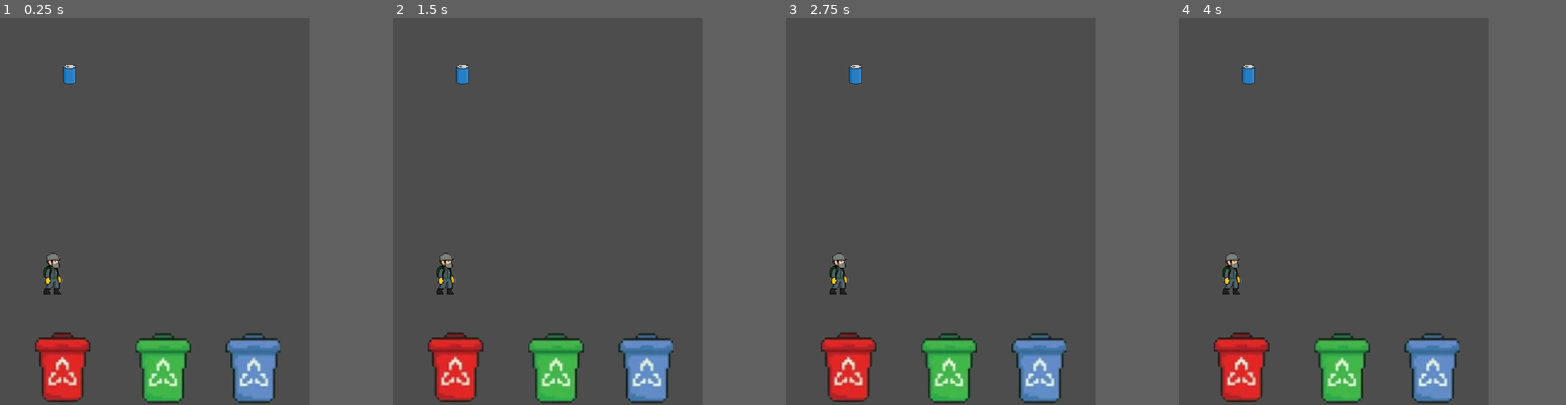
Above: before the commit, frames 1-4 (left to right).
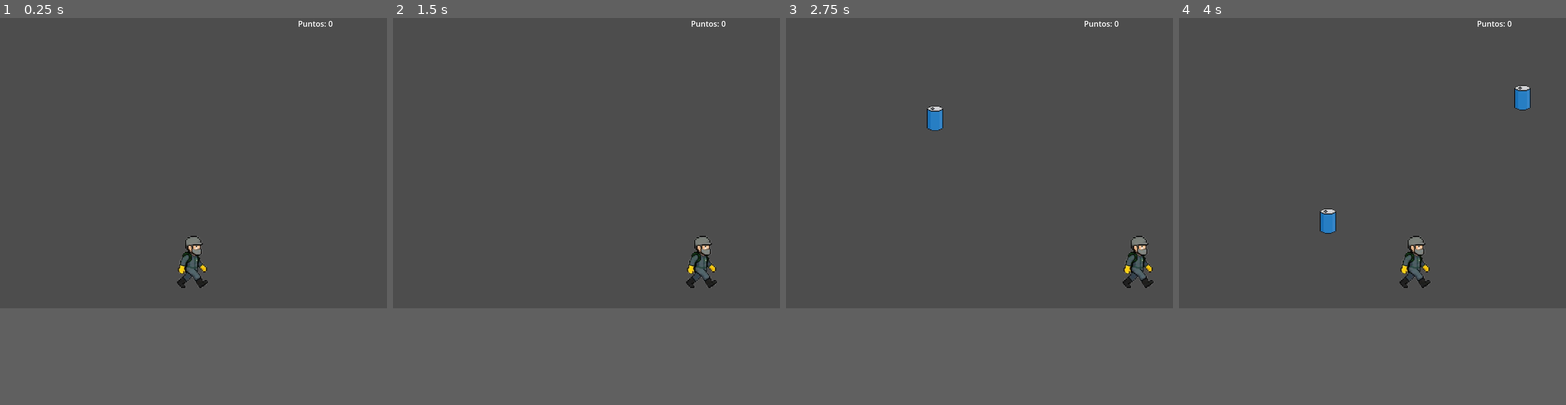
Above: after the commit, the same moments.

Repository: carlosForero1/videoJuego
Game: Godot game, scene res://escenaPrincipales/escenaNivel.tscn
Same seed, same stepped clock (60 frames per second), same inputs: the game is played once before the commit and once after it. Before the commit the project starts from res://escenaPrincipales/nivel.tscn.
Inputs:
- Up to frame 1 (0.25 s): no input
- Up to frame 2 (1.5 s): tap Enter at 0.5 s; hold D (derecha, bound only after the commit) 0.53-1.28 s; hold A (izquierda, bound only after the commit) from 1.28 s (still down)
- Up to frame 3 (2.75 s): release A (izquierda, bound only after the commit) at 2.03 s; hold D (derecha, bound only after the commit) from 2.03 s (still down)
- Up to frame 4 (4 s): release D (derecha, bound only after the commit) at 3.53 s; hold A (izquierda, bound only after the commit) from 3.53 s (still down)
In our replay, the window is 640x800 before the commit and 800x600 after it. These sizes can differ from the game's own. Grey fills any space a smaller window leaves; there, only what the larger window draws over its background counts as a difference.

The runs differ from the first frame. In frame 1, 7.2% of the frame differs, in the area x 9-86%, y 0-100%; in frame 2, 7.2%; in frame 3, 7.4%; in frame 4, 7.7%, in the area x 9-91%, y 0-100%.

Commit message:
:rocket: Se implementa ajuste en dropeo de item y movimiento de player

Diff:
--- /dev/null
+++ b/escenaPrincipales/escenaNivel.tscn
@@ -0,0 +1,42 @@
+[gd_scene format=3 uid="uid://o8g06688dxf7"]
+
+[ext_resource type="Script" uid="uid://b66pxbm5nkcki" path="res://scripts/escena_nivel.gd" id="1_amxxp"]
+[ext_resource type="PackedScene" uid="uid://coosb7exub8sv" path="res://escenas/player.tscn" id="2_3alid"]
+
+[sub_resource type="PhysicsMaterial" id="PhysicsMaterial_3alid"]
+
+[sub_resource type="RectangleShape2D" id="RectangleShape2D_3alid"]
+size = Vector2(48, 767.99994)
+
+[node name="EscenaNivel" type="CharacterBody2D" unique_id=1461244772]
+script = ExtResource("1_amxxp")
+
+[node name="Timer" type="Timer" parent="." unique_id=81262326]
+wait_time = 1.5
+autostart = true
+
+[node name="Player" parent="." unique_id=1767104653 instance=ExtResource("2_3alid")]
+position = Vector2(400, 500)
+
+[node name="Puntaje" type="Label" parent="." unique_id=1174101648]
+offset_left = 616.0
+offset_right = 714.3243
+offset_bottom = 71.999985
+
+[node name="limite" type="StaticBody2D" parent="." unique_id=995224345]
+physics_material_override = SubResource("PhysicsMaterial_3alid")
+
+[node name="CollisionShape2D" type="CollisionShape2D" parent="limite" unique_id=468318050]
+position = Vector2(0, 304)
+shape = SubResource("RectangleShape2D_3alid")
+
+[node name="CollisionShape2D3" type="CollisionShape2D" parent="limite" unique_id=1586999121]
+position = Vector2(408, 600)
+rotation = 1.5707964
+shape = SubResource("RectangleShape2D_3alid")
+
+[node name="CollisionShape2D2" type="CollisionShape2D" parent="limite" unique_id=1119393839]
+position = Vector2(800, 296)
+shape = SubResource("RectangleShape2D_3alid")
+
+[connection signal="timeout" from="Timer" to="." method="_on_timer_timeout"]
--- a/escenaPrincipales/nivel.tscn
+++ /dev/null
@@ -1,33 +0,0 @@
-[gd_scene format=3 uid="uid://liyhhknic6mn"]
-
-[ext_resource type="PackedScene" uid="uid://rp1ypcgnjrye" path="res://escenas/BasuraLataAzul.tscn" id="1_sqyan"]
-[ext_resource type="PackedScene" uid="uid://ub6thv5n4ah3" path="res://escenas/BoteBasuraVerde.tscn" id="2_cb76m"]
-[ext_resource type="PackedScene" uid="uid://coosb7exub8sv" path="res://escenas/player.tscn" id="3_cb76m"]
-[ext_resource type="PackedScene" uid="uid://c23xucos1gueh" path="res://escenas/BoteBasuraRojo.tscn" id="4_qb6cn"]
-[ext_resource type="PackedScene" uid="uid://011710vm1xjq" path="res://escenas/BoteBasuraAzul.tscn" id="5_7shev"]
-
-[node name="Main" type="Node2D" unique_id=598044506]
-
-[node name="Basura" parent="." unique_id=1901333576 instance=ExtResource("1_sqyan")]
-position = Vector2(180, 148)
-
-[node name="Basura2" parent="." unique_id=698518027 instance=ExtResource("1_sqyan")]
-position = Vector2(440, -101)
-
-[node name="BotesBasura" parent="." unique_id=227257127 instance=ExtResource("2_cb76m")]
-position = Vector2(422, 904)
-
-[node name="Basura3" parent="." unique_id=1296471729 instance=ExtResource("1_sqyan")]
-position = Vector2(140, -304)
-
-[node name="Basura4" parent="." unique_id=969636866 instance=ExtResource("1_sqyan")]
-position = Vector2(535, -304)
-
-[node name="Player" parent="." unique_id=1767104653 instance=ExtResource("3_cb76m")]
-position = Vector2(140, 657)
-
-[node name="BotesBasura2" parent="." unique_id=400368534 instance=ExtResource("4_qb6cn")]
-position = Vector2(162, 905)
-
-[node name="BotesBasura3" parent="." unique_id=1269953355 instance=ExtResource("5_7shev")]
-position = Vector2(653, 904)
--- a/escenas/BasuraLataAmarilla.tscn
+++ /dev/null
@@ -1,17 +0,0 @@
-[gd_scene format=3 uid="uid://b6rjmyjrvtdfc"]
-
-[ext_resource type="Texture2D" uid="uid://cbyx0ck0hi7et" path="res://imagenes/Captura_de_pantalla_2026-04-27_165130-removebg-preview.png" id="1_2etuo"]
-
-[sub_resource type="RectangleShape2D" id="RectangleShape2D_43pb5"]
-size = Vector2(113, 208)
-
-[node name="Basura" type="CharacterBody2D" unique_id=1901333576]
-
-[node name="Sprite2D" type="Sprite2D" parent="." unique_id=1173120549]
-texture = ExtResource("1_2etuo")
-region_enabled = true
-region_rect = Rect2(200, 56, 112, 208)
-
-[node name="CollisionShape2D" type="CollisionShape2D" parent="." unique_id=1067374846]
-position = Vector2(-0.5, 0)
-shape = SubResource("RectangleShape2D_43pb5")
--- a/escenas/BasuraLataAzul.tscn
+++ /dev/null
@@ -1,19 +0,0 @@
-[gd_scene format=3 uid="uid://rp1ypcgnjrye"]
-
-[ext_resource type="Texture2D" uid="uid://cbyx0ck0hi7et" path="res://imagenes/Captura_de_pantalla_2026-04-27_165130-removebg-preview.png" id="1_pq34o"]
-
-[sub_resource type="RectangleShape2D" id="RectangleShape2D_43pb5"]
-size = Vector2(32, 56)
-
-[node name="Basura" type="CharacterBody2D" unique_id=1901333576]
-
-[node name="Sprite2D" type="Sprite2D" parent="." unique_id=1173120549]
-position = Vector2(0, -1.9999993)
-scale = Vector2(0.28125, 0.24074073)
-texture = ExtResource("1_pq34o")
-region_enabled = true
-region_rect = Rect2(16, 56, 128, 216)
-
-[node name="CollisionShape2D" type="CollisionShape2D" parent="." unique_id=1067374846]
-position = Vector2(0, -4)
-shape = SubResource("RectangleShape2D_43pb5")
--- a/escenas/BasuraLataRoja.tscn
+++ /dev/null
@@ -1,17 +0,0 @@
-[gd_scene format=3 uid="uid://lh4r677uc7m8"]
-
-[ext_resource type="Texture2D" uid="uid://cbyx0ck0hi7et" path="res://imagenes/Captura_de_pantalla_2026-04-27_165130-removebg-preview.png" id="1_ibnpv"]
-
-[sub_resource type="RectangleShape2D" id="RectangleShape2D_43pb5"]
-size = Vector2(113, 208)
-
-[node name="Basura" type="CharacterBody2D" unique_id=1901333576]
-
-[node name="Sprite2D" type="Sprite2D" parent="." unique_id=1173120549]
-texture = ExtResource("1_ibnpv")
-region_enabled = true
-region_rect = Rect2(368, 56, 120, 216)
-
-[node name="CollisionShape2D" type="CollisionShape2D" parent="." unique_id=1067374846]
-position = Vector2(-0.5, 0)
-shape = SubResource("RectangleShape2D_43pb5")
--- a/escenas/BoteBasuraAzul.tscn
+++ /dev/null
@@ -1,17 +0,0 @@
-[gd_scene format=3 uid="uid://011710vm1xjq"]
-
-[ext_resource type="Texture2D" uid="uid://2j76y8wpttmj" path="res://imagenes/Captura_de_pantalla_2026-04-27_165252-removebg-preview.png" id="1_46wnb"]
-
-[sub_resource type="RectangleShape2D" id="RectangleShape2D_pjpty"]
-size = Vector2(141, 46)
-
-[node name="BotesBasura" type="CharacterBody2D" unique_id=227257127]
-
-[node name="Sprite2D" type="Sprite2D" parent="." unique_id=704562185]
-texture = ExtResource("1_46wnb")
-region_enabled = true
-region_rect = Rect2(304, 16, 144, 192)
-
-[node name="CollisionShape2D" type="CollisionShape2D" parent="." unique_id=769622990]
-position = Vector2(0, -65)
-shape = SubResource("RectangleShape2D_pjpty")
--- a/escenas/BoteBasuraRojo.tscn
+++ /dev/null
@@ -1,17 +0,0 @@
-[gd_scene format=3 uid="uid://c23xucos1gueh"]
-
-[ext_resource type="Texture2D" uid="uid://2j76y8wpttmj" path="res://imagenes/Captura_de_pantalla_2026-04-27_165252-removebg-preview.png" id="1_ohpsh"]
-
-[sub_resource type="RectangleShape2D" id="RectangleShape2D_pjpty"]
-size = Vector2(141, 46)
-
-[node name="BotesBasura" type="CharacterBody2D" unique_id=227257127]
-
-[node name="Sprite2D" type="Sprite2D" parent="." unique_id=704562185]
-texture = ExtResource("1_ohpsh")
-region_enabled = true
-region_rect = Rect2(48, 312, 144, 192)
-
-[node name="CollisionShape2D" type="CollisionShape2D" parent="." unique_id=769622990]
-position = Vector2(0, -65)
-shape = SubResource("RectangleShape2D_pjpty")
--- a/escenas/BoteBasuraVerde.tscn
+++ /dev/null
@@ -1,17 +0,0 @@
-[gd_scene format=3 uid="uid://ub6thv5n4ah3"]
-
-[ext_resource type="Texture2D" uid="uid://2j76y8wpttmj" path="res://imagenes/Captura_de_pantalla_2026-04-27_165252-removebg-preview.png" id="1_f1t2s"]
-
-[sub_resource type="RectangleShape2D" id="RectangleShape2D_pjpty"]
-size = Vector2(141, 46)
-
-[node name="BotesBasura" type="CharacterBody2D" unique_id=227257127]
-
-[node name="Sprite2D" type="Sprite2D" parent="." unique_id=704562185]
-texture = ExtResource("1_f1t2s")
-region_enabled = true
-region_rect = Rect2(48, 16, 144, 192)
-
-[node name="CollisionShape2D" type="CollisionShape2D" parent="." unique_id=769622990]
-position = Vector2(0, -65)
-shape = SubResource("RectangleShape2D_pjpty")
--- /dev/null
+++ b/escenas/DropeoBasura.tscn
@@ -0,0 +1,10 @@
+[gd_scene format=3 uid="uid://bfth0mld55552"]
+
+[sub_resource type="RectangleShape2D" id="RectangleShape2D_mgacq"]
+
+[node name="DropeoBasura" type="CharacterBody2D" unique_id=1775800652]
+
+[node name="Sprite2D" type="Sprite2D" parent="." unique_id=198846063]
+
+[node name="CollisionShape2D" type="CollisionShape2D" parent="." unique_id=911048305]
+shape = SubResource("RectangleShape2D_mgacq")
--- /dev/null
+++ b/escenas/basuras/latas/Basura.tscn
@@ -0,0 +1,49 @@
+[gd_scene format=3 uid="uid://rp1ypcgnjrye"]
+
+[ext_resource type="Texture2D" uid="uid://cbyx0ck0hi7et" path="res://imagenes/Captura_de_pantalla_2026-04-27_165130-removebg-preview.png" id="1_5t5eu"]
+
+[sub_resource type="GDScript" id="GDScript_yflb2"]
+script/source = "extends CharacterBody2D
+
+@export var speed = 150
+var es_reciclable = false
+var nombre = \"\"
+
+@onready var label = $Label
+@onready var sprite: Sprite2D = $Sprite2D
+func configurar(_nombre, reciclable, dificultad):
+	nombre = _nombre
+	es_reciclable = reciclable
+
+
+	# Mostrar texto
+	if label:
+		label.text = nombre
+
+	speed = 150 + (dificultad * 20)
+
+func _physics_process(delta):
+	velocity.y = speed
+	move_and_slide()
+
+	# Eliminar si sale de pantalla
+	if position.y > 700:
+		queue_free()
+"
+
+[sub_resource type="RectangleShape2D" id="RectangleShape2D_43pb5"]
+size = Vector2(32, 56)
+
+[node name="Basura" type="CharacterBody2D" unique_id=1289863611]
+script = SubResource("GDScript_yflb2")
+
+[node name="Sprite2D" type="Sprite2D" parent="." unique_id=1173120549]
+position = Vector2(0, -1.9999993)
+scale = Vector2(0.28125, 0.24074073)
+texture = ExtResource("1_5t5eu")
+region_enabled = true
+region_rect = Rect2(16, 56, 128, 216)
+
+[node name="CollisionShape2D" type="CollisionShape2D" parent="." unique_id=1067374846]
+position = Vector2(0, -4)
+shape = SubResource("RectangleShape2D_43pb5")
--- a/escenas/player.tscn
+++ b/escenas/player.tscn
@@ -1,6 +1,7 @@
 [gd_scene format=3 uid="uid://coosb7exub8sv"]
 
 [ext_resource type="Texture2D" uid="uid://chh7ycdq04ks" path="res://imagenes/jugador-removebg-preview.png" id="1_esbpa"]
+[ext_resource type="Script" uid="uid://drxv21a32rovq" path="res://scripts/player.gd" id="1_kkt6c"]
 
 [sub_resource type="AtlasTexture" id="AtlasTexture_kkt6c"]
 atlas = ExtResource("1_esbpa")
@@ -71,17 +72,30 @@
 "speed": 6.0
 }]
 
-[sub_resource type="CapsuleShape2D" id="CapsuleShape2D_gd0y7"]
-radius = 22.0
-height = 102.0
+[sub_resource type="CapsuleShape2D" id="CapsuleShape2D_kkt6c"]
+radius = 16.0
+height = 60.0
+
+[sub_resource type="CapsuleShape2D" id="CapsuleShape2D_j7xnp"]
+radius = 18.0
+height = 106.0
 
 [node name="Player" type="CharacterBody2D" unique_id=1767104653]
+script = ExtResource("1_kkt6c")
 
 [node name="AnimatedSprite2D" type="AnimatedSprite2D" parent="." unique_id=696058005]
 sprite_frames = SubResource("SpriteFrames_533ip")
 animation = &"caminando"
-frame = 1
-frame_progress = 0.38632143
 
-[node name="CollisionShape2D" type="CollisionShape2D" parent="." unique_id=1383276704]
-shape = SubResource("CapsuleShape2D_gd0y7")
+[node name="Sprite2D" type="Sprite2D" parent="." unique_id=1358204019]
+
+[node name="CollisionShape2D" type="CollisionShape2D" parent="." unique_id=1396929295]
+position = Vector2(0, 7)
+shape = SubResource("CapsuleShape2D_kkt6c")
+
+[node name="Area2D" type="Area2D" parent="." unique_id=542917262]
+
+[node name="CollisionShape2D" type="CollisionShape2D" parent="Area2D" unique_id=320042135]
+shape = SubResource("CapsuleShape2D_j7xnp")
+
+[connection signal="body_entered" from="Area2D" to="." method="_on_area_2d_body_entered"]
--- a/project.godot
+++ b/project.godot
@@ -11,15 +11,33 @@
 [application]
 
 config/name="seriuosGame"
-run/main_scene="uid://liyhhknic6mn"
+run/main_scene="uid://o8g06688dxf7"
 config/features=PackedStringArray("4.7", "Forward Plus")
 
 [display]
 
 window/size/viewport_width=800
-window/size/viewport_height=1000
+window/size/viewport_height=600
 window/stretch/mode="canvas_items"
 window/stretch/aspect="expand"
+
+[input]
+
+recoger={
+"deadzone": 0.2,
+"events": [Object(InputEventKey,"resource_local_to_scene":false,"resource_name":"","device":-1,"window_id":0,"alt_pressed":false,"shift_pressed":false,"ctrl_pressed":false,"meta_pressed":false,"pressed":false,"keycode":0,"physical_keycode":69,"key_label":0,"unicode":101,"location":0,"echo":false,"script":null)
+]
+}
+derecha={
+"deadzone": 0.2,
+"events": [Object(InputEventKey,"resource_local_to_scene":false,"resource_name":"","device":16,"window_id":0,"alt_pressed":false,"shift_pressed":false,"ctrl_pressed":false,"meta_pressed":false,"pressed":false,"keycode":0,"physical_keycode":68,"key_label":0,"unicode":0,"location":0,"echo":false,"script":null)
+]
+}
+izquierda={
+"deadzone": 0.2,
+"events": [Object(InputEventKey,"resource_local_to_scene":false,"resource_name":"","device":16,"window_id":0,"alt_pressed":false,"shift_pressed":false,"ctrl_pressed":false,"meta_pressed":false,"pressed":false,"keycode":0,"physical_keycode":65,"key_label":0,"unicode":0,"location":0,"echo":false,"script":null)
+]
+}
 
 [physics]
 
--- /dev/null
+++ b/scripts/Basura.gd
@@ -0,0 +1,27 @@
+extends CharacterBody2D
+
+@export var speed = 150
+var es_reciclable = false
+
+@onready var label = $Label
+@onready var sprite = $Sprite2D
+
+func configurar(nombre, reciclable, dificultad):
+	es_reciclable = reciclable
+
+	if label:
+		label.text = nombre
+
+	speed = 150 + (dificultad * 20)
+
+	if reciclable:
+		sprite.modulate = Color.GREEN
+	else:
+		sprite.modulate = Color.RED
+
+func _physics_process(delta):
+	velocity.y = speed
+	move_and_slide()
+
+	if position.y > 700:
+		queue_free()
--- /dev/null
+++ b/scripts/escena_nivel.gd
@@ -0,0 +1,55 @@
+extends CharacterBody2D
+
+@export var basura_scene: PackedScene
+const BASURA = preload("uid://rp1ypcgnjrye")
+
+var puntos = 0
+var dificultad = 1
+
+@onready var label = $Puntaje
+
+func _ready():
+	randomize()
+	actualizar_ui()
+
+func _on_timer_timeout():
+	spawn_basura()
+
+func spawn_basura():
+	var b = BASURA.instantiate()
+
+	b.position.x = randi_range(50, 750)
+	b.position.y = 0
+
+	# Tipos de basura
+	var tipos = [
+		{"nombre": "Botella", "reciclable": true},
+		{"nombre": "Vidrio", "reciclable": true},
+		{"nombre": "Orgánico", "reciclable": false},
+		{"nombre": "Pilas", "reciclable": false}
+	]
+
+	var elegido = tipos.pick_random()
+
+	b.configurar(elegido["nombre"], elegido["reciclable"], dificultad)
+
+	add_child(b)
+
+func sumar_puntos(valor):
+	puntos += valor
+	actualizar_ui()
+	verificar_estado()
+
+func actualizar_ui():
+	label.text = "Puntos: " + str(puntos)
+
+func verificar_estado():
+	if puntos >= 100:
+		print("🎉 GANASTE")
+		get_tree().paused = true
+	elif puntos < 0:
+		print("💀 PERDISTE")
+		get_tree().paused = true
+
+func aumentar_dificultad():
+	dificultad += 1
--- /dev/null
+++ b/scripts/player.gd
@@ -0,0 +1,24 @@
+extends CharacterBody2D
+
+@export var speed = 600
+
+func _physics_process(delta):
+	var direction = Vector2.ZERO
+
+	if Input.is_action_pressed("derecha"):
+		direction.x += 1
+	if Input.is_action_pressed("izquierda"):
+		direction.x -= 1
+
+	velocity.x = direction.x * speed
+	move_and_slide()
+
+
+func _on_area_2d_body_entered(body):
+	if body.has_method("configurar"):  # asegurarse que es basura
+		if body.es_reciclable:
+			print("♻️ Correcto")
+		else:
+			print("🚫 Incorrecto")
+
+		body.queue_free()
Not shown, added: scripts/Basura.gd.uid
Not shown, added: scripts/escena_nivel.gd.uid
Not shown, added: scripts/player.gd.uid
Not shown, added: escenaPrincipales/escenaNivel.tscn23233588308.tmp
Not shown, added: escenaPrincipales/escenaNivel.tscn23249987372.tmp
Not shown, added: escenaPrincipales/escenaNivel.tscn27252169808.tmp
